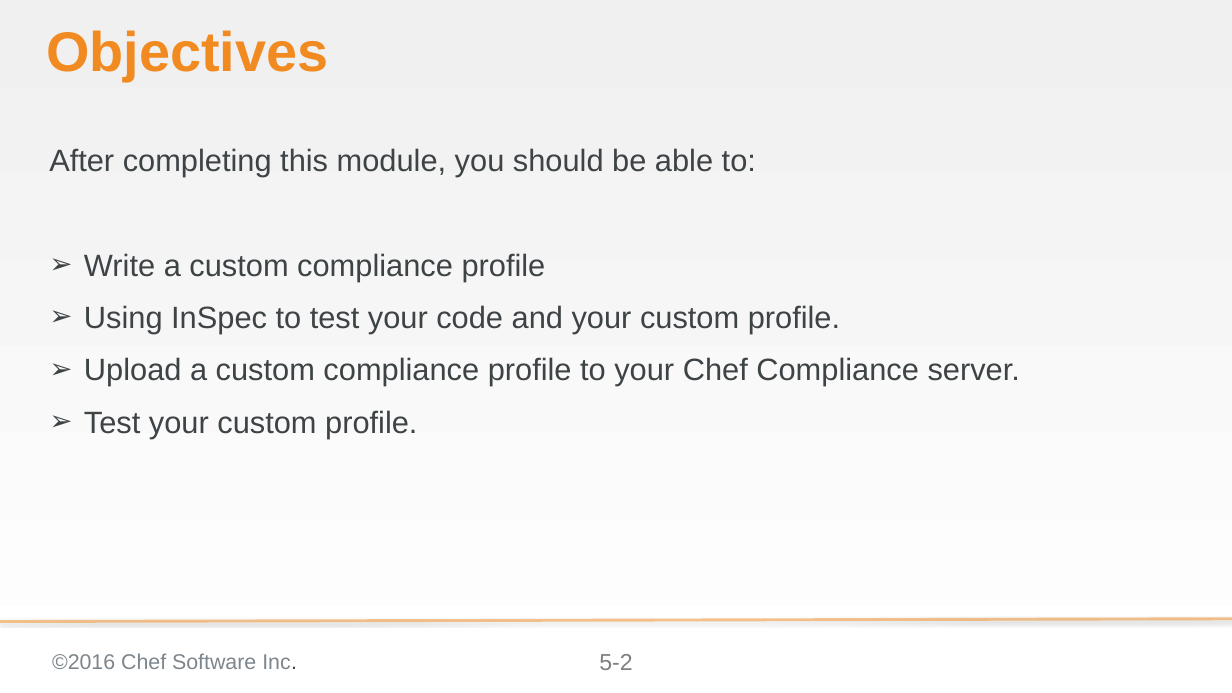
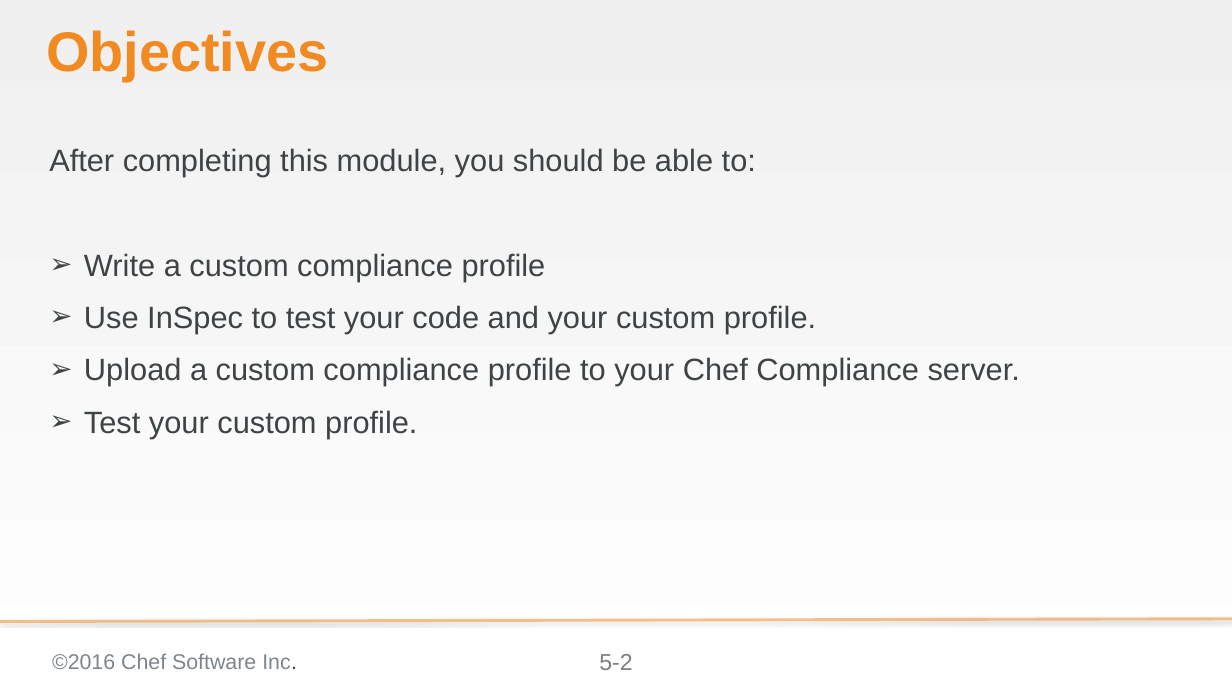
Before and after one commit to bchamby/chef-compliance-installation-configuration-operation, a slide deck: slide 2 of 05-creating-custom-profiles.pptx. Drawn at 1232x693 pixels with LibreOffice and Linux fonts; fonts in the diff are those of the drawing; background and template pictures are left out. Boxes give left, top, right and bottom in pixels: in the first picture for what was removed or moved away, otherwise in the second. Text is boxed around its words. In the diff, an @@ line names an element or a change of style, - is before the commit and + after.

Commit message:
Update creating custom profiles
* Update objective:  'Use InSpec...' not 'Using InSpec...'
* Spell out 'command line interface'
* Change the header of the slide for creating the profile directory
* Change the header of the slide when creating the metadata.rb file, use 'Creat
e' instead of 'Creating'
* Downloading the zipped profile and uploading it are two different objectives
* Align the output of the zip command
* Correct the title of the slide when re-scanning the node 'Scan Your Node' ins
tead of 'Upload the Profile to Chef Compliance'

```diff
--- a/05-creating-custom-profiles.pptx
+++ b/05-creating-custom-profiles.pptx
@@ text at box(84, 305, 816, 334): text changed @@
-➢ Using InSpec to test your code and your custom profile.
+➢ Use InSpec to test your code and your custom profile.
```
Also in this commit, not shown: 5 other slides changed.
